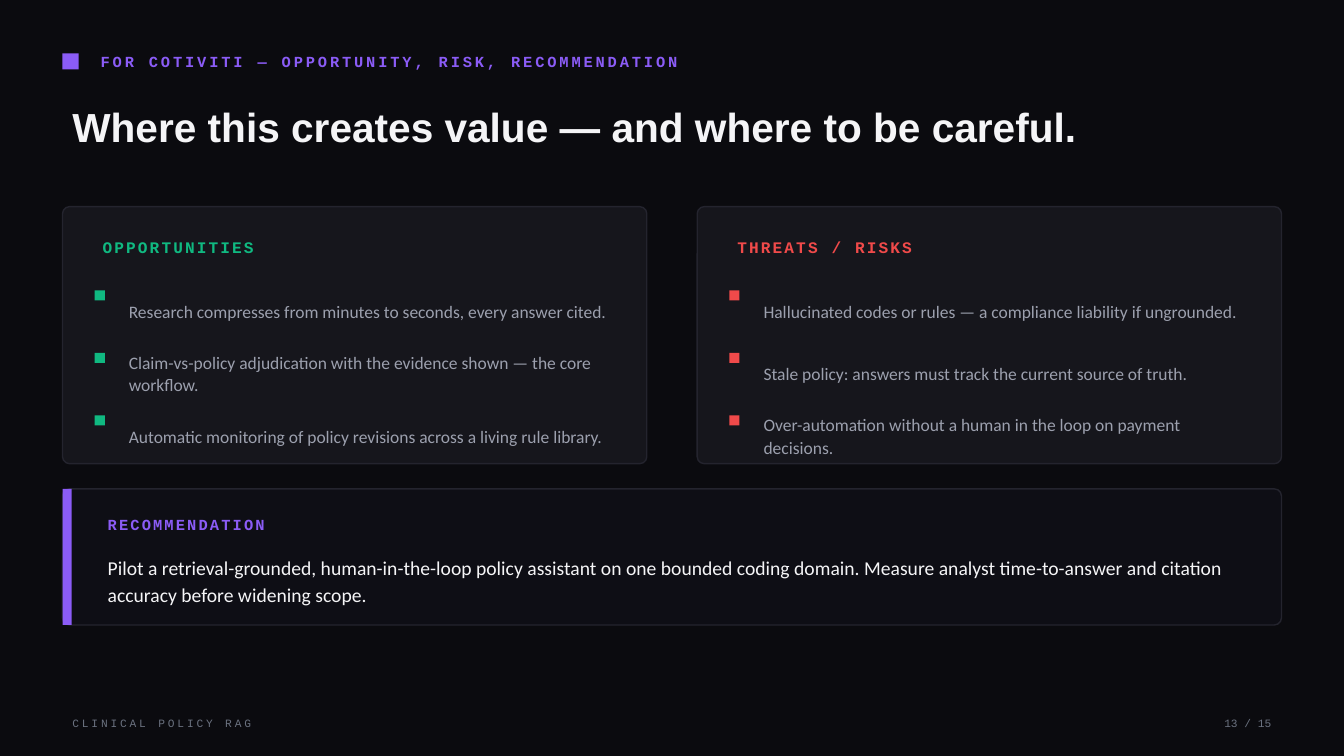
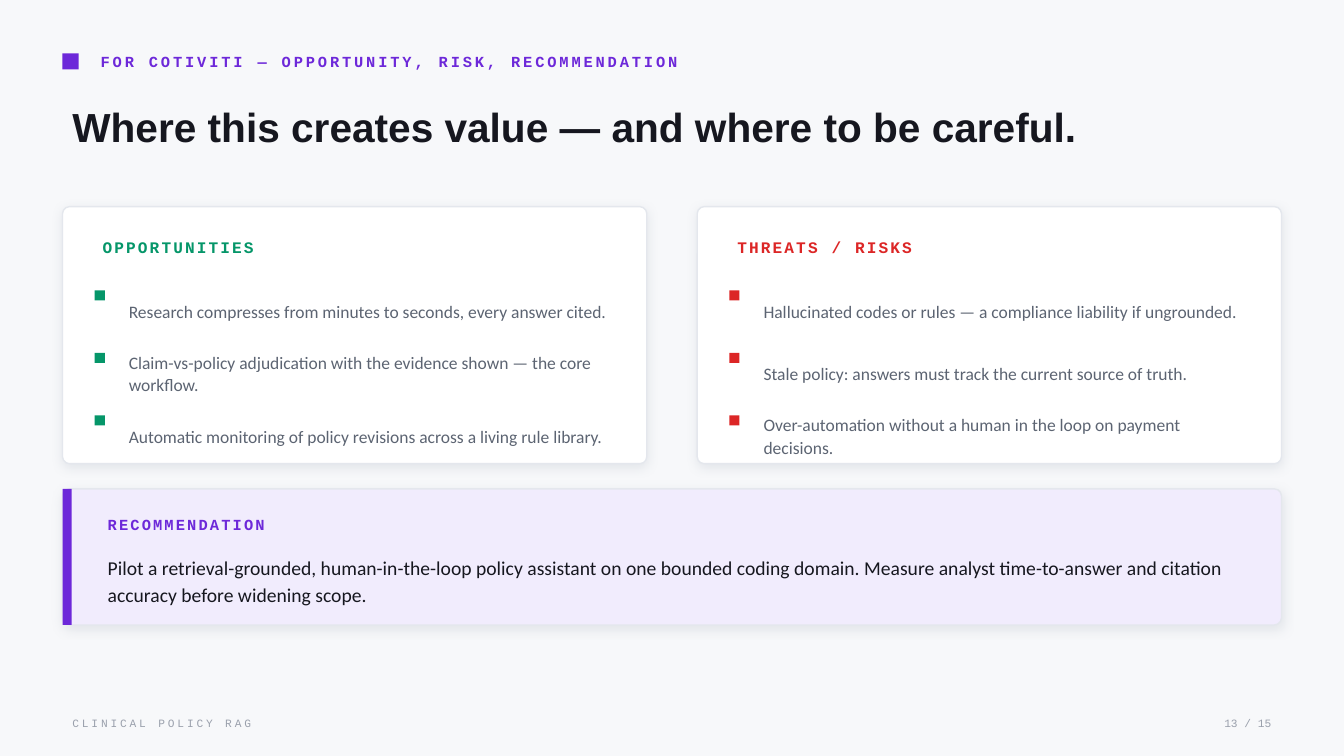
Before and after one commit to Iyman-Ahmed/clinical-rag-poc, a slide deck: slide 13 of presentation/Clinical_Policy_RAG.pptx. Drawn at 1344x756 pixels with LibreOffice and Linux fonts; fonts in the diff are those of the drawing. Boxes give left, top, right and bottom in pixels: in the first picture for what was removed or moved away, otherwise in the second. Text is boxed around its words. In the diff, an @@ line names an element or a change of style, - is before the commit and + after.

```diff
--- a/presentation/Clinical_Policy_RAG.pptx
+++ b/presentation/Clinical_Policy_RAG.pptx
@@ background #0B0B0F to #F7F8FA @@
@@ rectangle at (63, 53, 79, 70): fill #8B5CF6 to #6D28D9 @@
@@ text "FOR COTIVITI — OPPORTUNITY, RISK, ..." at (101, 56, 677, 70): text colour #8B5CF6 to #6D28D9 @@
@@ text "Where this creates value — ..." at (72, 112, 1076, 143): text colour #F5F5F7 to #16171F @@
@@ rounded rectangle at (63, 207, 647, 464): fill #16161C to #FFFFFF; outline #24242E 1 pt to #E4E7ED 1 pt; shadow on @@
@@ rounded rectangle at (698, 207, 1282, 464): fill #16161C to #FFFFFF; outline #24242E 1 pt to #E4E7ED 1 pt; shadow on @@
@@ text "OPPORTUNITIES" at (103, 242, 254, 253): text colour #10B981 to #059669 @@
@@ text "THREATS / RISKS" at (737, 242, 912, 253): text colour #F04A4A to #DC2626 @@
@@ fill #10B981 to #059669 in 3 elements at (95, 290, 105, 300), (95, 353, 105, 363), (95, 415, 105, 425) @@
@@ fill #F04A4A to #DC2626 in 3 elements at (730, 290, 740, 300), (730, 353, 740, 363), (730, 415, 740, 425) @@
@@ text colour #9CA0AE to #5C6472 in 6 elements at (129, 306, 606, 321), (129, 357, 591, 391), (129, 431, 602, 446), (764, 306, 1236, 321), (764, 368, 1187, 383), (764, 419, 1181, 454) @@
@@ rectangle at (63, 489, 72, 625): fill #8B5CF6 to #6D28D9 @@
@@ rounded rectangle at (63, 489, 1281, 625): fill #0E0E15 to #F1ECFD; outline #24242E 1 pt to #E4E7ED 1 pt; shadow on @@
@@ text "RECOMMENDATION" at (108, 519, 265, 530): text colour #8B5CF6 to #6D28D9 @@
@@ text "Pilot a retrieval-grounded, human-in-the-loop policy ..." at (108, 561, 1221, 606): text colour #F5F5F7 to #16171F @@
@@ text "CLINICAL POLICY RAG" at (72, 719, 251, 727): text colour #6B7280 to #9AA0AC @@
@@ text "13 / 15" at (1224, 719, 1271, 727): text colour #6B7280 to #9AA0AC @@
```
Also in this commit, not shown: 14 other slides changed, 1 other file.
